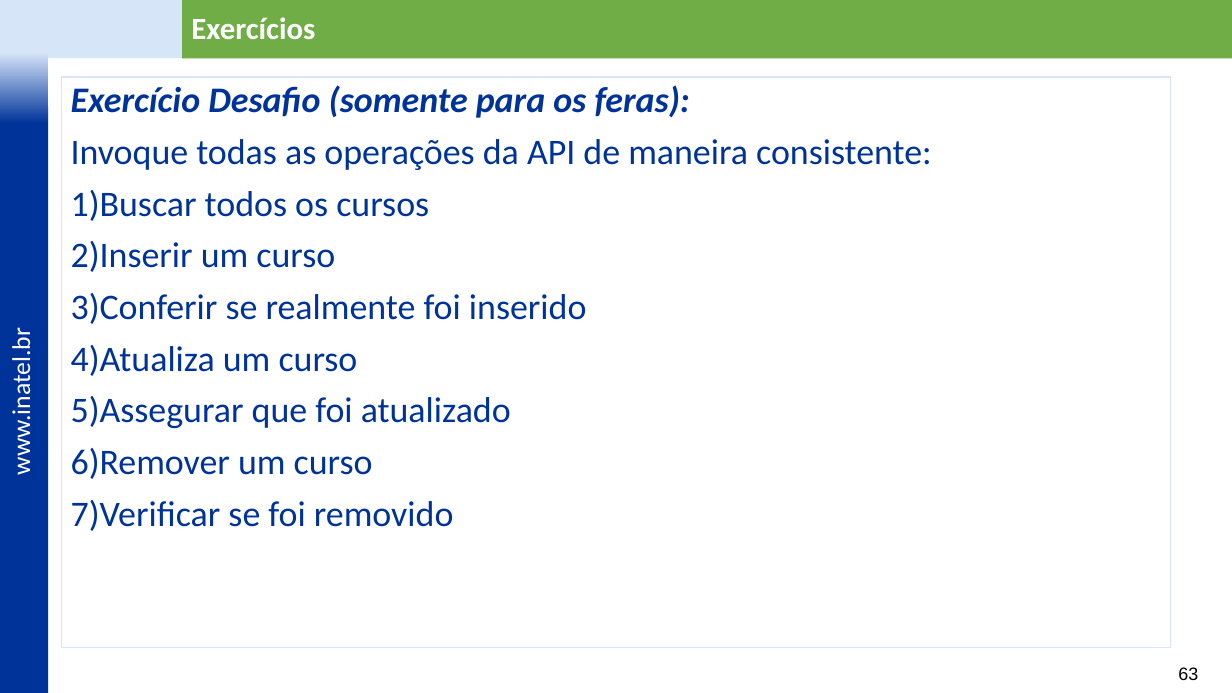
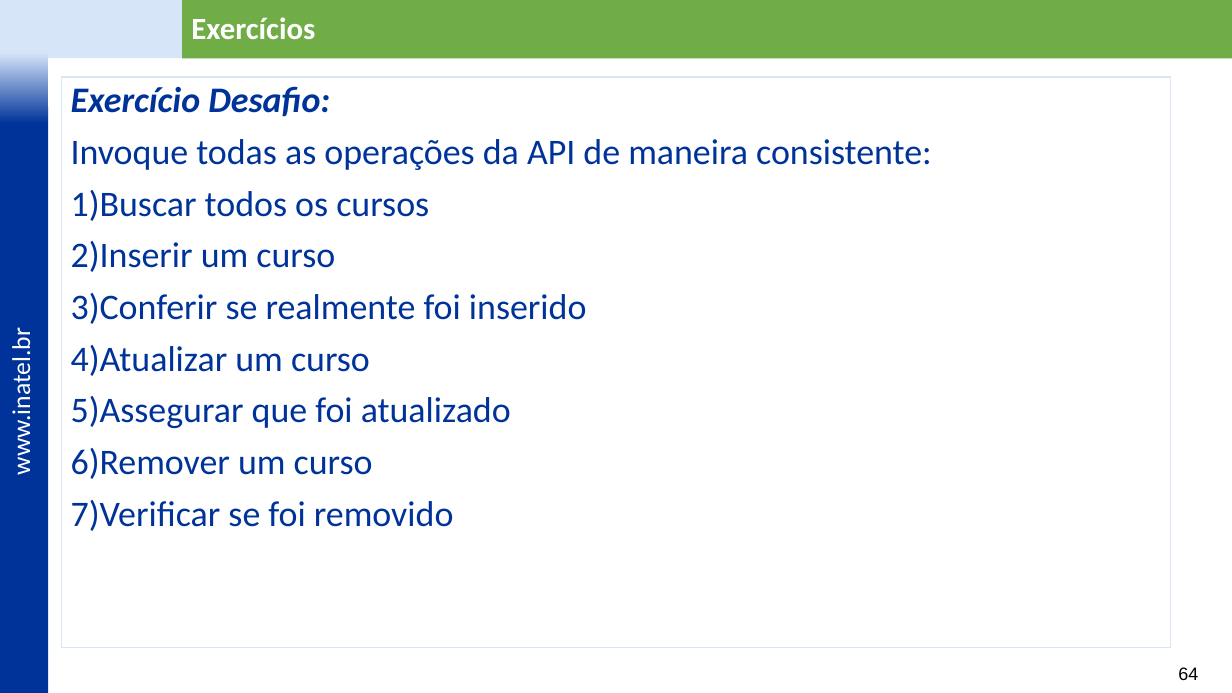
Before and after one commit to vitor-figueiredo/MyRestAPI, a slide deck: slide 64 of docs/Laboratório - REST - v2.pptx (slide 63 before the commit). Drawn at 1232x693 pixels with LibreOffice and Linux fonts; fonts in the diff are those of the drawing; background and template pictures are left out. Boxes give left, top, right and bottom in pixels: in the first picture for what was removed or moved away, otherwise in the second. Text is boxed around its words. In the diff, an @@ line names an element or a change of style, - is before the commit and + after.

```diff
--- a/docs/Laboratório - REST - v2.pptx
+++ b/docs/Laboratório - REST - v2.pptx
@@ text in rectangle at box(71, 86, 330, 117): text changed @@
-Exercício Desafio (somente para os feras):
+Exercício Desafio:
@@ text in rectangle at box(71, 345, 370, 376): text changed @@
-4)Atualiza um curso
+4)Atualizar um curso
@@ page number at box(1178, 667, 1198, 680): text changed @@
-63
+64
```
Also in this commit, not shown: 16 other slides changed, 2 slides added, 1 slide removed, 3 other files.
